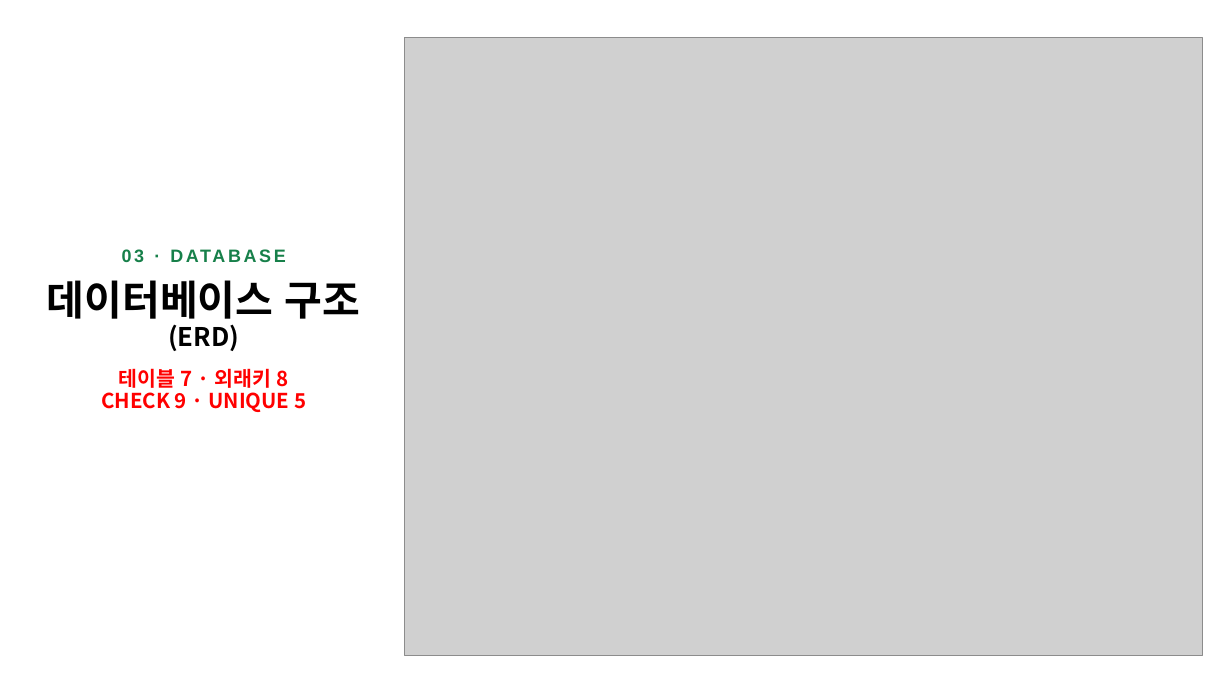
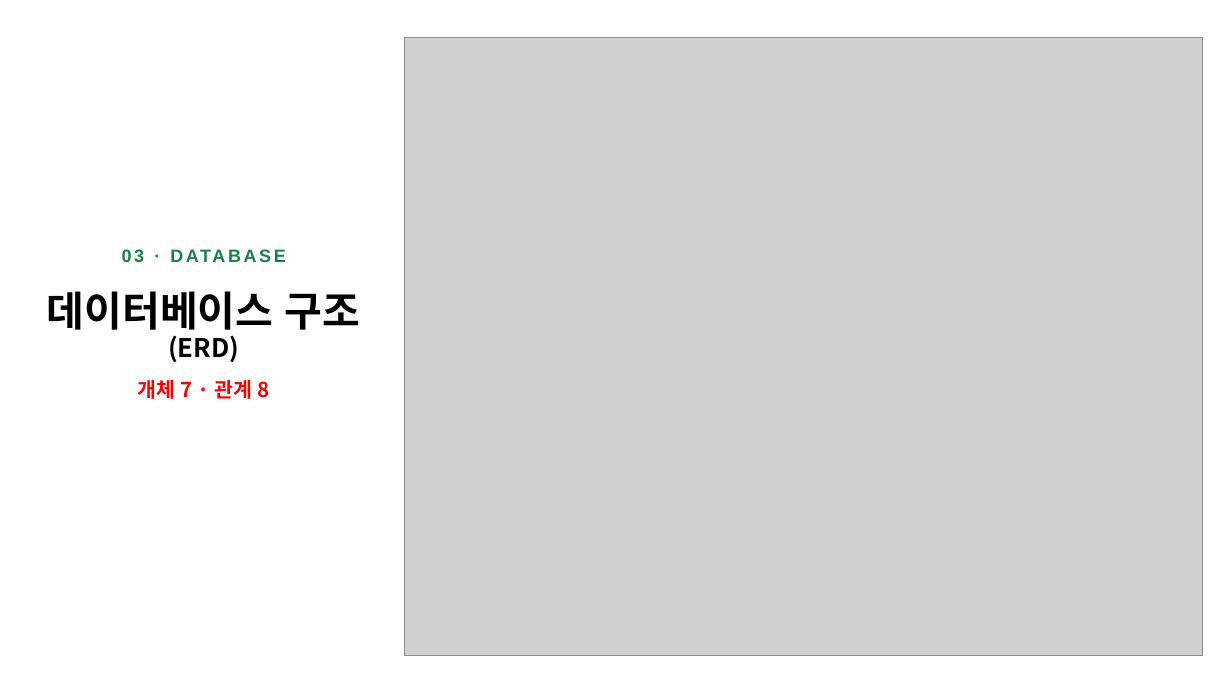
Before and after one commit to huny4daniel/pedal-point, a slide deck: slide 11 of docs/데이터베이스 최종 발표 5조.pptx (slide 7 before the commit). Drawn at 1232x693 pixels with LibreOffice and Linux fonts; fonts in the diff are those of the drawing; grey boxes stand for pictures. Boxes give left, top, right and bottom in pixels: in the first picture for what was removed or moved away, otherwise in the second. Text is boxed around its words. In the diff, an @@ line names an element or a change of style, - is before the commit and + after.

```diff
--- a/docs/데이터베이스 최종 발표 5조.pptx
+++ b/docs/데이터베이스 최종 발표 5조.pptx
@@ title at box(138, 379, 270, 399): text changed @@
-테이블 7 · 외래키 8
-CHECK 9 · UNIQUE 5
+개체 7 · 관계 8
```
Also in this commit, not shown: 7 other slides changed, 4 slides added, 2 slides removed, 2 other files.
